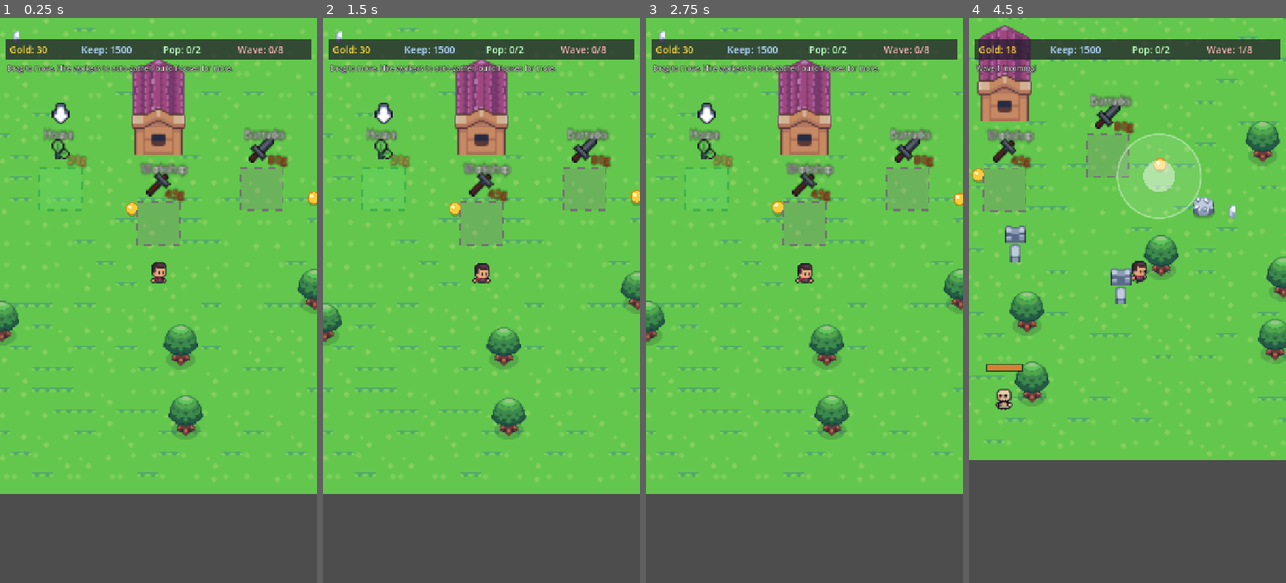
Above: before the commit, frames 1-4 (left to right).
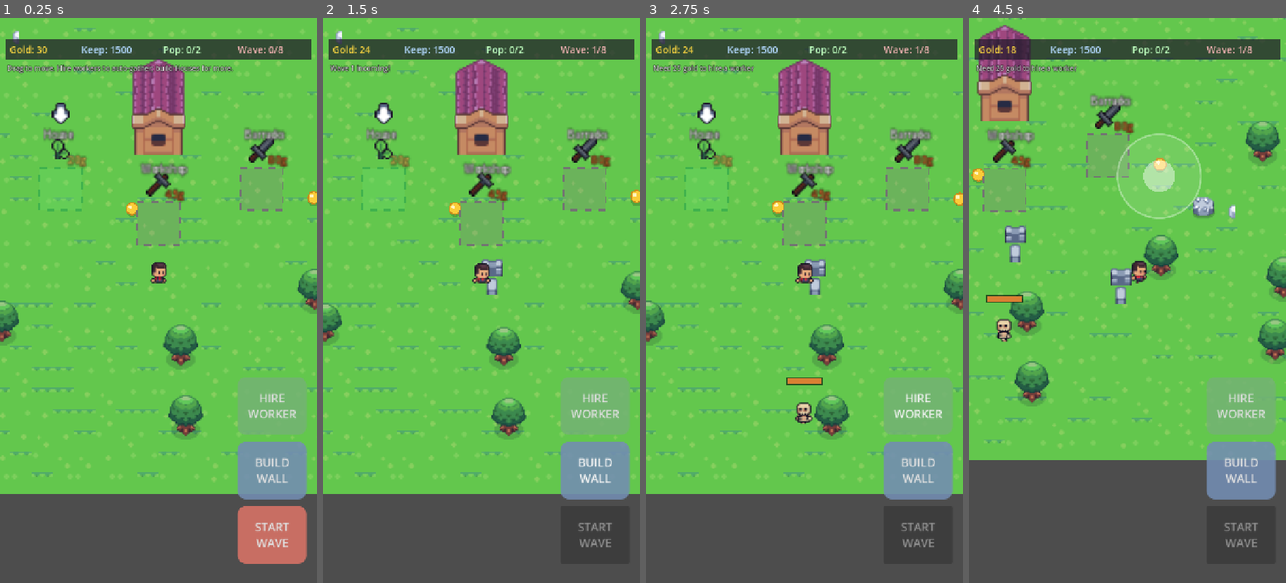
Above: after the commit, the same moments.

Repository: tembugi/town-defender
Game: Godot game, scene res://Main.tscn
Same seed, same stepped clock (60 frames per second), same inputs: the game is played once before the commit and once after it.
Inputs (mouse positions are in pixels of both pictures, inside the frame that each line leads up to):
- Up to frame 1 (0.25 s): no input
- Up to frame 2 (1.5 s): click (595, 532) at 0.5 s, where only the run after the commit has a clickable "START WAVE"; click (595, 470) at 1.25 s, where only the run after the commit has a clickable "BUILD WALL"
- Up to frame 3 (2.75 s): click (918, 407) at 2 s, where only the run after the commit has a clickable "HIRE WORKER"
- Up to frame 4 (4.5 s): tap Enter at 2.75 s; move the mouse to (1197, 272) at 2.77 s; hold D 2.78-3.5 s; tap F at 2.85, 4.35 s; click (1197, 272) at 2.92 s; tap Space at 3.02 s; drag from (1064, 328) to (1111, 413) at 3.52 s; move the mouse to (1159, 176) at 4.27 s; hold D from 4.28 s (still down); click (1159, 176) at 4.42 s

The runs differ from the first frame. In frame 1, 6.5% of the frame differs, in the area x 74-97%, y 63-97%; in frame 2, 5.4%; in frame 3, 5.7%; in frame 4, 5.4%.

Commit message:
Fix missing touch buttons: position from live viewport size
The M2 anchor-to-parent approach pushed buttons off-screen (parent
Control had no size when children were created). Position the three
buttons explicitly from get_viewport_rect() and re-layout on resize so
they reliably hug the bottom-right on any aspect.

Co-Authored-By: Claude Opus 4.8 <noreply@anthropic.com>

Diff:
--- a/scripts/TouchControls.gd
+++ b/scripts/TouchControls.gd
@@ -2,15 +2,21 @@
 extends Control
 
 # Mobile touch layer: a floating virtual joystick (drag anywhere that isn't a
-# button) for moving the hero, plus finger-sized action buttons for the things
-# that aren't proximity-automatic (place wall, start wave). Works with mouse on
-# desktop too (emulate_touch_from_mouse is on).
+# button) to move the hero, plus finger-sized action buttons. Buttons are
+# positioned from the live viewport size (and re-laid-out on resize) so they
+# always hug the real bottom-right corner on any aspect ratio. Works with the
+# mouse on desktop too (emulate_touch_from_mouse is on).
 
 const RADIUS := 95.0
 const DEADZONE := 0.18
+const BTN_W := 156.0
+const BTN_H := 130.0
+const MARGIN := 24.0
+const BOTTOM := 44.0
+const GAP := 16.0
 
 var game: Node
-var move_vec := Vector2.ZERO          # read by Game each frame (magnitude 0..1)
+var move_vec := Vector2.ZERO
 
 var _active := false
 var _idx := -1
@@ -28,46 +34,44 @@
 
 func _ready() -> void:
 	set_anchors_preset(Control.PRESET_FULL_RECT)
-	mouse_filter = Control.MOUSE_FILTER_IGNORE   # let buttons get touches; joystick uses _unhandled_input
+	mouse_filter = Control.MOUSE_FILTER_IGNORE
 
-	# anchored to the bottom-right so they hug the real screen edge on any aspect
-	var step := 130.0 + 16.0
-	btn_wave = _make_button("START\nWAVE", 44.0, Color(0.85, 0.45, 0.4))
+	btn_wave = _make_button("START\nWAVE", Color(0.85, 0.45, 0.4))
 	btn_wave.pressed.connect(func(): game.start_wave())
-
-	btn_wall = _make_button("BUILD\nWALL", 44.0 + step, Color(0.45, 0.55, 0.7))
+	btn_wall = _make_button("BUILD\nWALL", Color(0.45, 0.55, 0.7))
 	btn_wall.pressed.connect(func(): game._place_wall())
-
-	btn_hire = _make_button("HIRE\nWORKER", 44.0 + step * 2.0, Color(0.45, 0.7, 0.45))
+	btn_hire = _make_button("HIRE\nWORKER", Color(0.45, 0.7, 0.45))
 	btn_hire.pressed.connect(func(): game.hire_worker())
 
+	get_viewport().size_changed.connect(_layout)
+	_layout()
+	_layout.call_deferred()   # ensure correct after first layout pass
 
-func _make_button(text: String, bottom_margin: float, col: Color) -> Button:
+
+func _make_button(text: String, col: Color) -> Button:
 	var b := Button.new()
 	b.text = text
-	var w := 156.0
-	var h := 130.0
-	var right_margin := 24.0
-	b.anchor_left = 1.0
-	b.anchor_top = 1.0
-	b.anchor_right = 1.0
-	b.anchor_bottom = 1.0
-	b.offset_right = -right_margin
-	b.offset_left = -right_margin - w
-	b.offset_bottom = -bottom_margin
-	b.offset_top = -bottom_margin - h
+	b.size = Vector2(BTN_W, BTN_H)
 	b.add_theme_font_size_override("font_size", 26)
 	var sb := StyleBoxFlat.new()
-	sb.bg_color = Color(col.r, col.g, col.b, 0.85)
+	sb.bg_color = Color(col.r, col.g, col.b, 0.88)
 	sb.set_corner_radius_all(18)
 	b.add_theme_stylebox_override("normal", sb)
 	var sbp := StyleBoxFlat.new()
-	sbp.bg_color = Color(col.r * 0.7, col.g * 0.7, col.b * 0.7, 0.95)
+	sbp.bg_color = Color(col.r * 0.7, col.g * 0.7, col.b * 0.7, 0.96)
 	sbp.set_corner_radius_all(18)
 	b.add_theme_stylebox_override("pressed", sbp)
 	b.add_theme_stylebox_override("hover", sb)
 	add_child(b)
 	return b
+
+
+func _layout() -> void:
+	var vp := get_viewport_rect().size
+	var x := vp.x - MARGIN - BTN_W
+	btn_wave.position = Vector2(x, vp.y - BOTTOM - BTN_H)
+	btn_wall.position = Vector2(x, vp.y - BOTTOM - BTN_H * 2.0 - GAP)
+	btn_hire.position = Vector2(x, vp.y - BOTTOM - BTN_H * 3.0 - GAP * 2.0)
 
 
 func _unhandled_input(event: InputEvent) -> void:
@@ -99,4 +103,3 @@
 	draw_circle(_origin, RADIUS, Color(1, 1, 1, 0.10))
 	draw_arc(_origin, RADIUS, 0, TAU, 48, Color(1, 1, 1, 0.35), 4.0, true)
 	draw_circle(_knob, 36.0, Color(1, 1, 1, 0.45))
-	draw_circle(_knob, 36.0, Color(1, 1, 1, 0.0))
